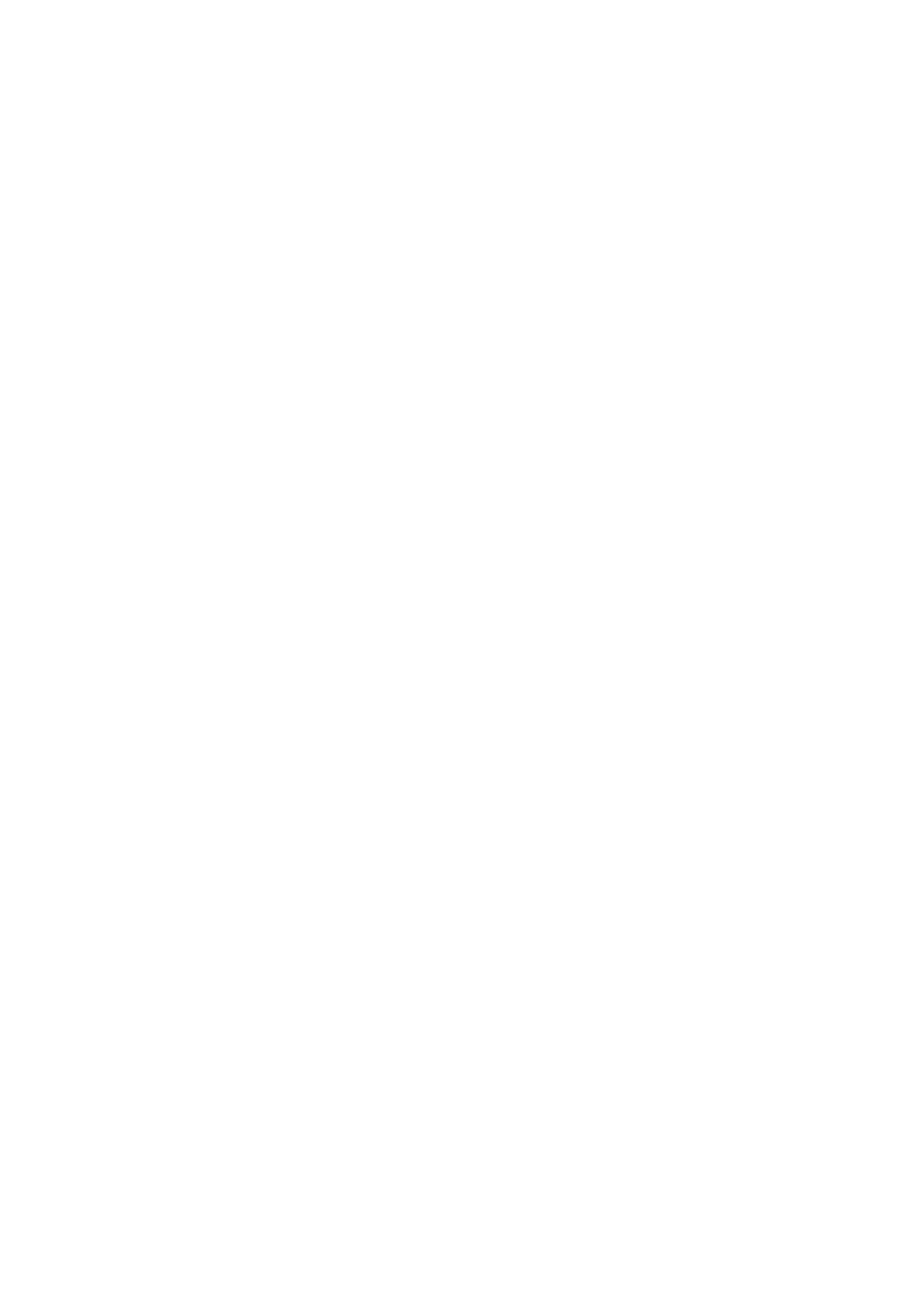
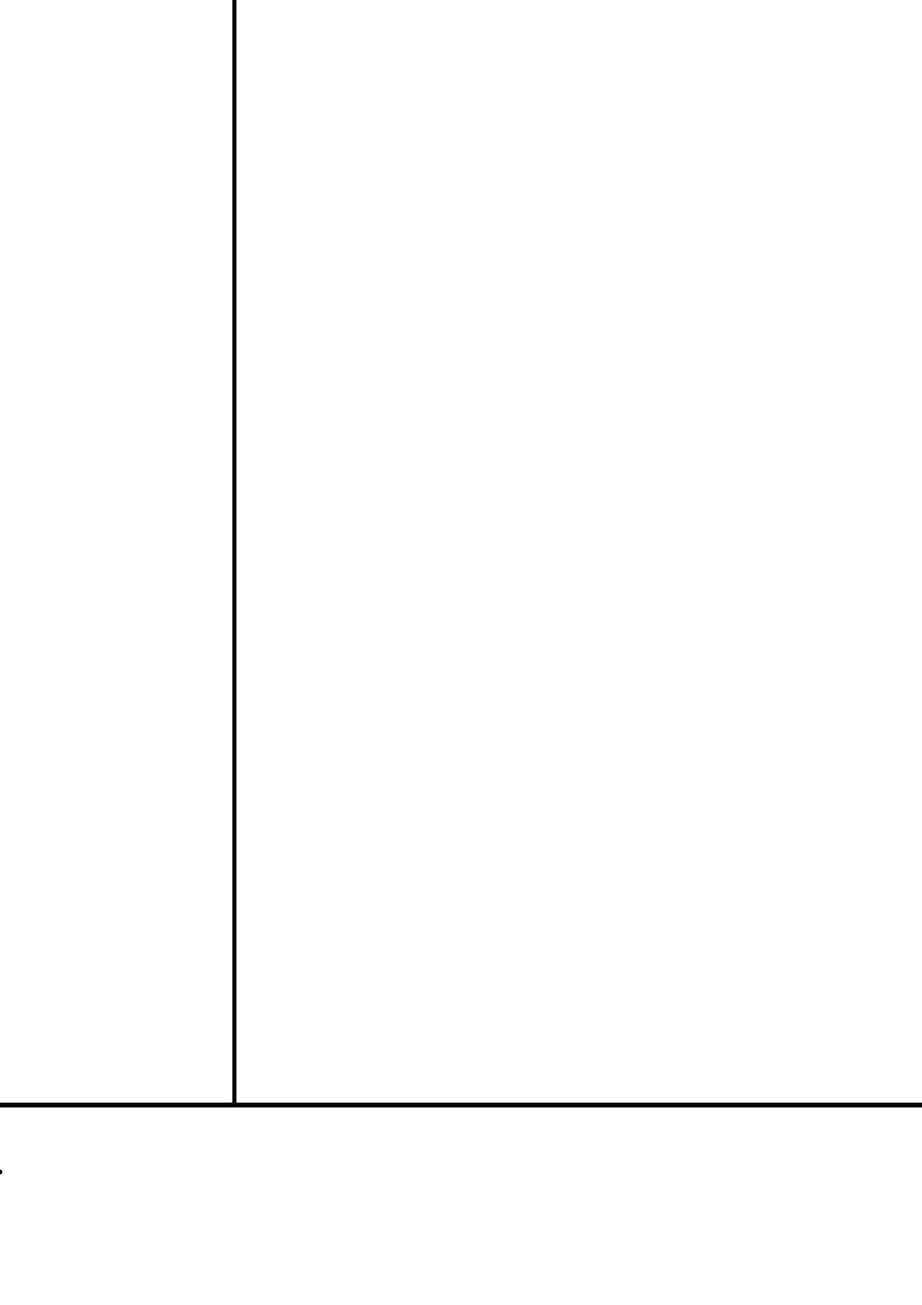
Two versions of the same layered image (922 × 1305). Layer-by-layer changes:
painted on "Grid" over bbox(0, 0, 922, 1175)
